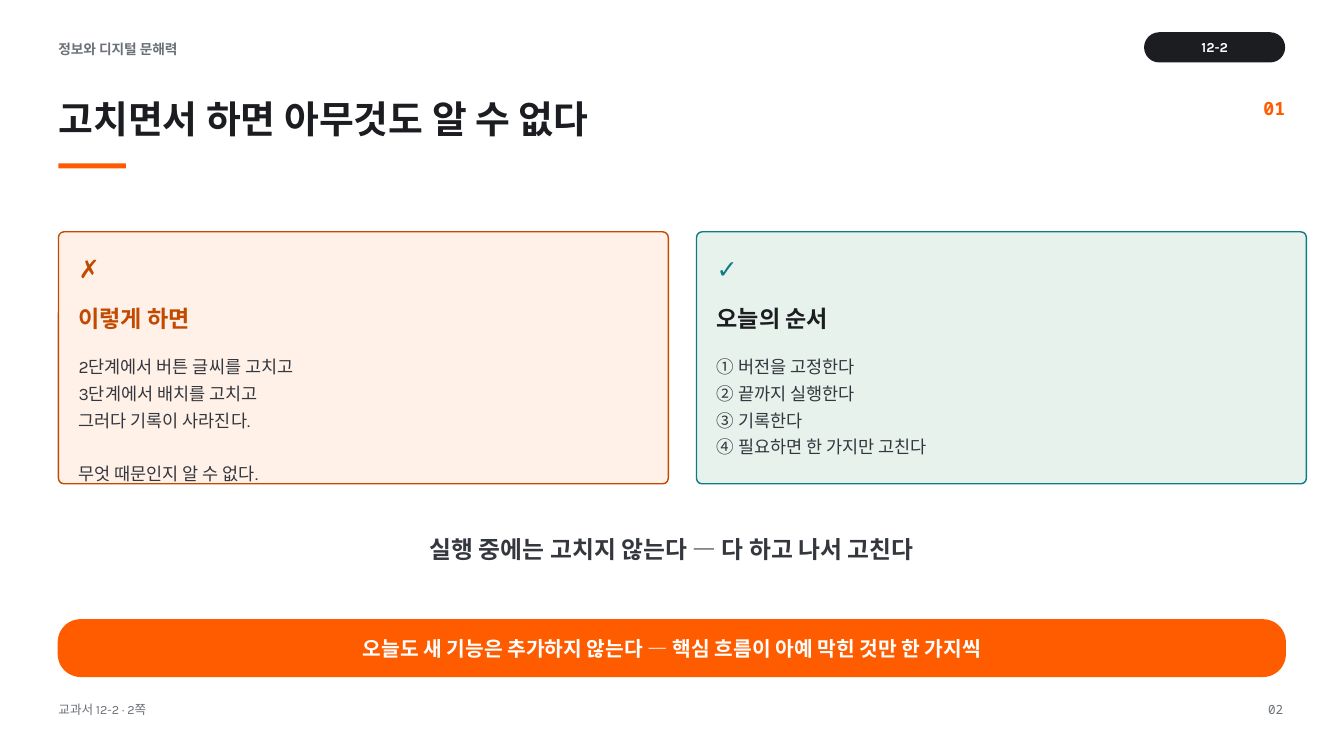
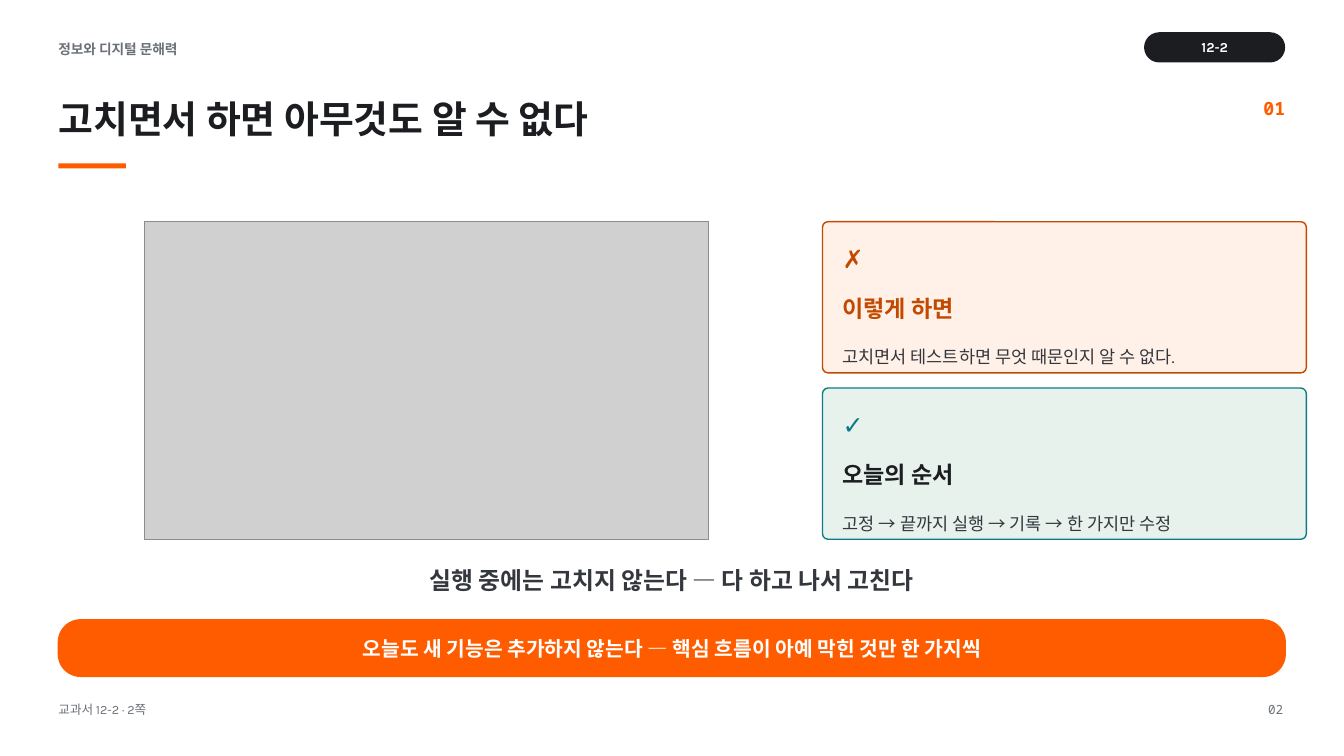
Before and after one commit to cozy819/2026-02__jdh, a slide deck: slide 2 of 12/ppt/12-2_사용자_흐름_테스트와_시험_제출_v1.pptx. Drawn at 1344x756 pixels with LibreOffice and Linux fonts; fonts in the diff are those of the drawing; grey boxes stand for pictures. Boxes give left, top, right and bottom in pixels: in the first picture for what was removed or moved away, otherwise in the second. Text is boxed around its words. In the diff, an @@ line names an element or a change of style, - is before the commit and + after.

```diff
--- a/12/ppt/12-2_사용자_흐름_테스트와_시험_제출_v1.pptx
+++ b/12/ppt/12-2_사용자_흐름_테스트와_시험_제출_v1.pptx
@@ rounded rectangle removed at (58, 232, 668, 484) @@
@@ picture added at (144, 222, 709, 539) @@
@@ rounded rectangle added at (823, 222, 1307, 373), fill #FFF1E8, outline #C24A00 1 pt @@
@@ text removed at (79, 250, 648, 286) @@
-✗
@@ text at (843, 240, 1287, 276): text changed; text colour #0E7C86 to #C24A00 @@
-✓
+✗
@@ text "이렇게 하면": place and size @@
-text "이렇게 하면" at (79, 307, 189, 329)
+text "이렇게 하면" at (843, 297, 953, 319)
@@ text removed at (79, 358, 293, 485) @@
-2단계에서 버튼 글씨를 고치고
-3단계에서 배치를 고치고
-그러다 기록이 사라진다.
-무엇 때문인지 알 수 없다.
@@ text added at (843, 348, 1174, 365), 12.5 pt, text #34373D @@
+고치면서 테스트하면 무엇 때문인지 알 수 없다.
@@ rounded rectangle: place and size @@
-rounded rectangle at (697, 232, 1307, 484)
+rounded rectangle at (823, 388, 1307, 539)
@@ rounded rectangle at (823, 388, 1307, 539): proportions changed @@
@@ text added at (843, 406, 1287, 443), 18 pt, text #0E7C86, bold @@
+✓
@@ text "오늘의 순서": place and size @@
-text "오늘의 순서" at (717, 307, 827, 329)
+text "오늘의 순서" at (843, 463, 953, 485)
@@ text at (843, 515, 1171, 532): text changed @@
-① 버전을 고정한다
-② 끝까지 실행한다
-③ 기록한다
-④ 필요하면 한 가지만 고친다
+고정 → 끝까지 실행 → 기록 → 한 가지만 수정
@@ text "실행 중에는 고치지 않는다 — ...": place and size @@
-text "실행 중에는 고치지 않는다 — ..." at (430, 538, 914, 560)
+text "실행 중에는 고치지 않는다 — ..." at (430, 569, 914, 591)
```
Also in this commit, not shown: 1 other slide changed, 15 other files.
